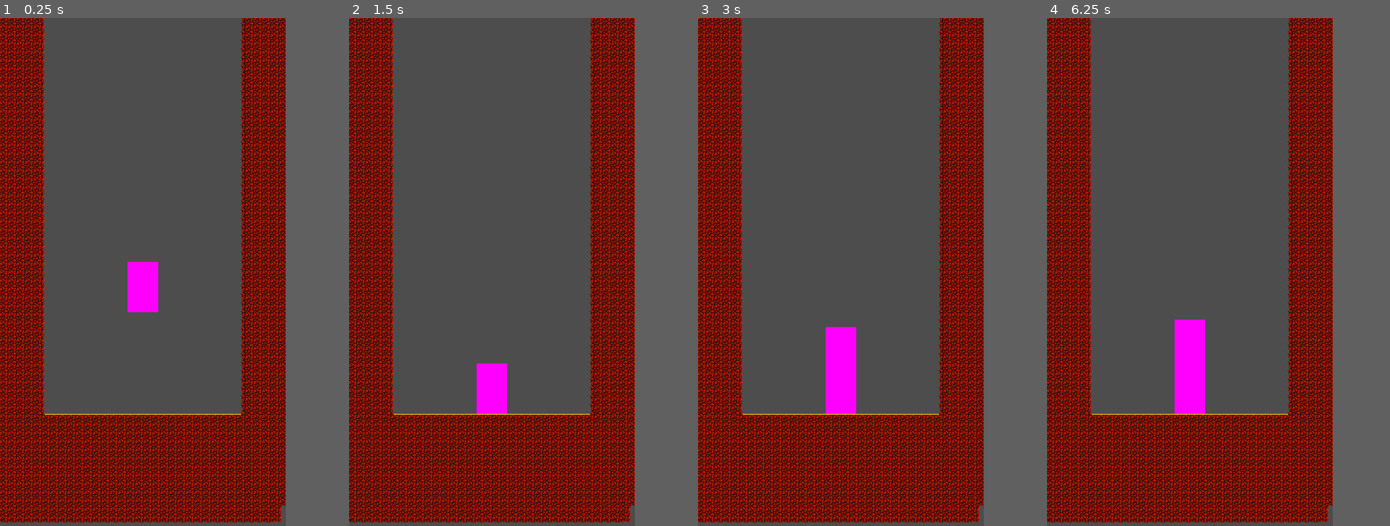
Above: before the commit, frames 1-4 (left to right).
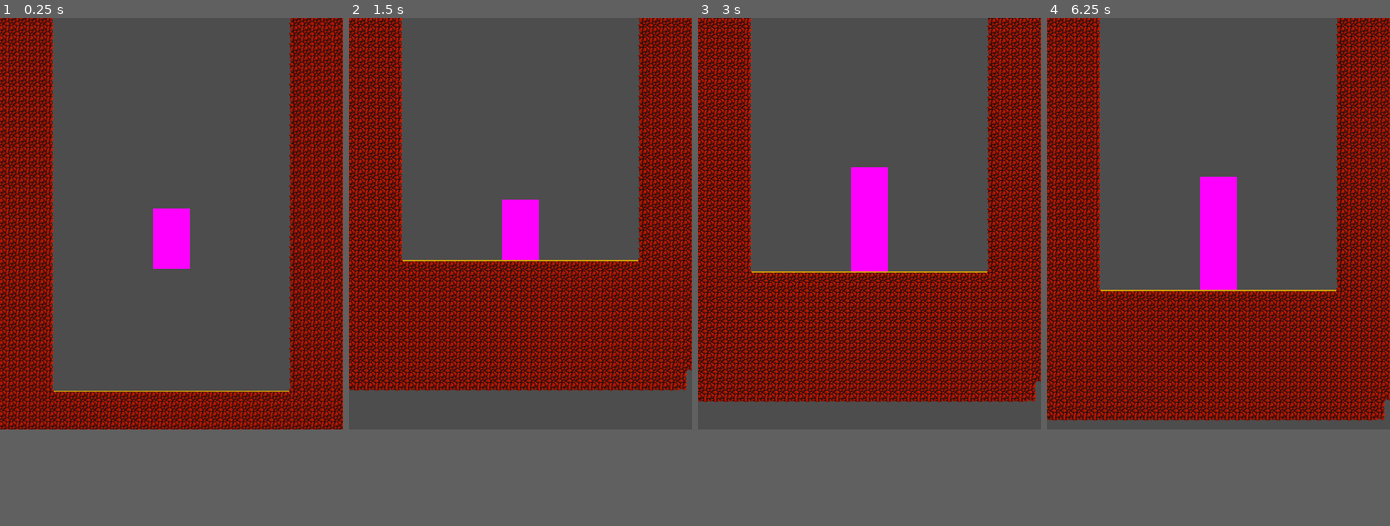
Above: after the commit, the same moments.

Repository: esoccoli/devcade-giga-game
Game: Godot game, scene res://scenes/main.tscn
Same seed, same stepped clock (60 frames per second), same inputs: the game is played once before the commit and once after it.
Inputs:
- Up to frame 1 (0.25 s): no input
- Up to frame 2 (1.5 s): no input
- Up to frame 3 (3 s): tap Enter at 2 s; tap Space at 2.75 s
- Up to frame 4 (6.25 s): tap Enter at 5 s; tap Space at 5.75 s
In our replay, the window is 450x800 before the commit and 540x648 after it. These sizes can differ from the game's own. Grey fills any space a smaller window leaves; there, only what the larger window draws over its background counts as a difference.

The runs differ from the first frame. In frame 1, 47% of the frame differs, in the area x 0-100%, y 0-100%; in frame 2, 56%; in frame 3, 57%; in frame 4, 56%.

Commit message:
added testing manager script and test goal object

Diff:
--- a/world-of-wallhoppers/assets/scripts/camera_lerp_to_position.gd
+++ b/world-of-wallhoppers/assets/scripts/camera_lerp_to_position.gd
@@ -1,24 +1,21 @@
 extends Camera2D
+
+var players
 
 @export var object: Node2D
 
-@export var interpolation_speed: float = 3
+@export var interpolation_speed: float = 3.0
 
-@export var interpolation_cutoff: float = 100 # in pixels
+@export var interpolation_cutoff: float = 10.0 # in pixels
 
 
-# Called when the node enters the scene tree for the first time.
-func _ready() -> void:
-	pass
-
-# Called every frame. 'delta' is the elapsed time since the previous frame.
+## Called every frame. 'delta' is the elapsed time since the previous frame.
 func _process(delta: float) -> void:
 	position = basic_lerp(position, object.position, delta)
 
 
 ## the function below is possibly inferior
 ## but it does do some nice looking vibrations at higher object velocities
-
 func basic_lerp(from: Vector2, to: Vector2, delta: float) -> Vector2:
 	var relative_offset = from - to
 
--- a/world-of-wallhoppers/assets/scripts/player.gd
+++ b/world-of-wallhoppers/assets/scripts/player.gd
@@ -41,26 +41,3 @@
 		velocity.x = move_toward(velocity.x, 0, 50)
 
 	move_and_slide()
-
-
-func _get_property_list():
-	ProjectSettings.get
-	var actions = []
-	for prop in ProjectSettings.get_property_list():
-		var prop_name:String = prop.get("name", "")
-		if prop_name.begins_with('input/'):
-			prop_name = prop_name.replace('input/', '')
-			prop_name = prop_name.substr(0, prop_name.find("."))
-			if not actions.has(prop_name):
-				actions.append(prop_name)
-
-	var hint_string = ",".join(actions)
-
-	var properties = []
-	properties.append({
-		"name": "prompt_action",
-		"type": TYPE_STRING_NAME,
-		"hint": PROPERTY_HINT_ENUM,
-		"hint_string": hint_string
-	})
-	return properties
--- a/world-of-wallhoppers/project.godot
+++ b/world-of-wallhoppers/project.godot
@@ -18,7 +18,6 @@
 [display]
 
 window/size/viewport_width=540
-window/size/viewport_height=960
 window/stretch/mode="viewport"
 
 [dotnet]
--- a/world-of-wallhoppers/scenes/main.tscn
+++ b/world-of-wallhoppers/scenes/main.tscn
@@ -1,7 +1,9 @@
-[gd_scene load_steps=7 format=4 uid="uid://byc3ni7sdfw6m"]
+[gd_scene load_steps=10 format=4 uid="uid://byc3ni7sdfw6m"]
 
 [ext_resource type="Script" path="res://assets/scripts/player.gd" id="1_ethrm"]
 [ext_resource type="Texture2D" uid="uid://bepq2g7ojyt6s" path="res://assets/sprites/volcano-tiles.png" id="2_r31al"]
+[ext_resource type="Script" path="res://assets/scripts/goal.gd" id="3_7unmi"]
+[ext_resource type="Script" path="res://assets/scripts/camera_lerp_to_position.gd" id="4_7gskp"]
 
 [sub_resource type="TileSetAtlasSource" id="TileSetAtlasSource_biy37"]
 texture = ExtResource("2_r31al")
@@ -154,9 +156,10 @@
 
 [sub_resource type="QuadMesh" id="QuadMesh_7w8lk"]
 
-[node name="Node2D" type="Node2D"]
-
-[node name="Player1_camera" type="Camera2D" parent="."]
+[sub_resource type="RectangleShape2D" id="RectangleShape2D_5xfay"]
+size = Vector2(410.535, 150.485)
+
+[node name="level" type="Node2D"]
 
 [node name="TileMapLayer" type="TileMapLayer" parent="."]
 position = Vector2(-280, -500)
@@ -202,3 +205,22 @@
 modulate = Color(1, 0, 1, 1)
 scale = Vector2(57.75, 95)
 mesh = SubResource("QuadMesh_7w8lk")
+
+[node name="GoalManager" type="Node" parent="." node_paths=PackedStringArray("goals")]
+script = ExtResource("3_7unmi")
+goals = [NodePath("../goals")]
+
+[node name="goals" type="Area2D" parent="."]
+position = Vector2(0, -529.485)
+collision_layer = 7
+collision_mask = 7
+
+[node name="CollisionShape2D" type="CollisionShape2D" parent="goals"]
+position = Vector2(276, 756.485)
+shape = SubResource("RectangleShape2D_5xfay")
+
+[node name="Camera2D" type="Camera2D" parent="." node_paths=PackedStringArray("object")]
+script = ExtResource("4_7gskp")
+object = NodePath("../Player1Body")
+
+[connection signal="area_entered" from="goals" to="GoalManager" method="_on_goals_area_entered"]
